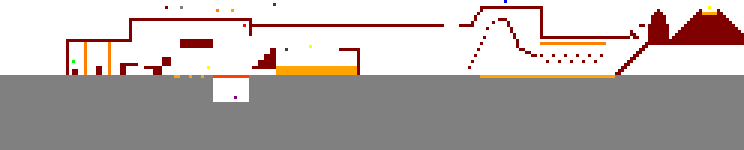
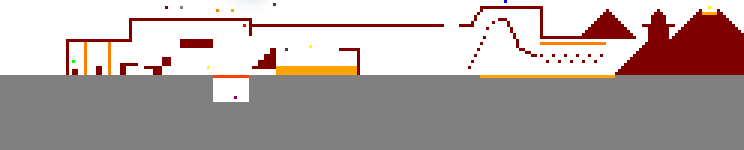
The second 744px x 150px image is a revision of the first. Changes to its layers:
painted on "Layer 13" over [174, 0, 744, 78]
